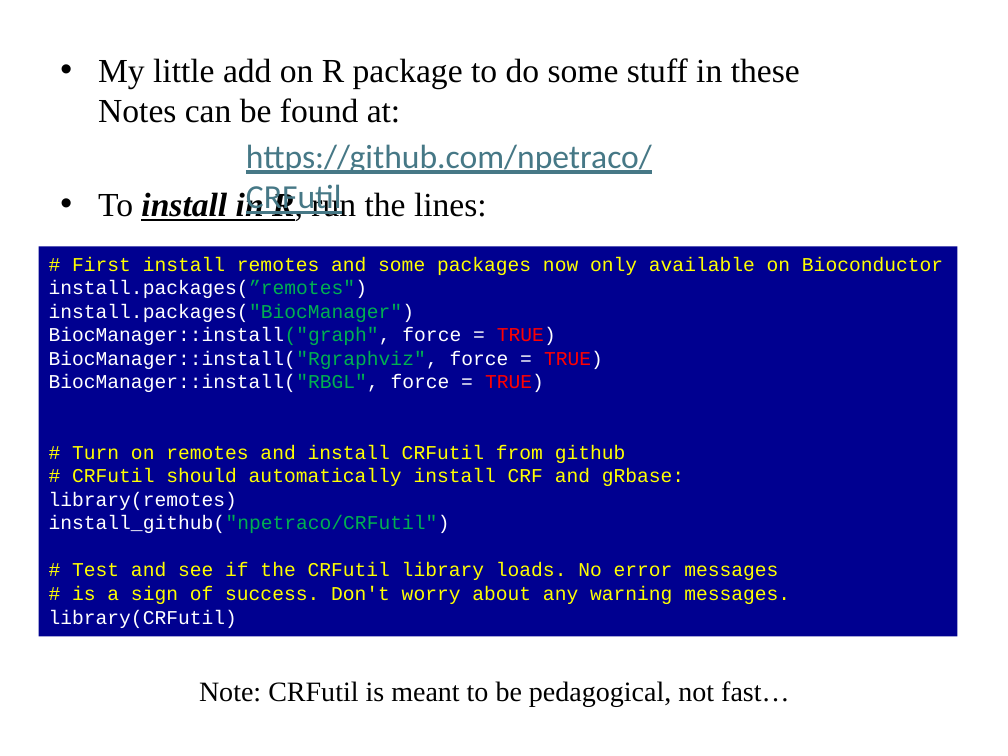
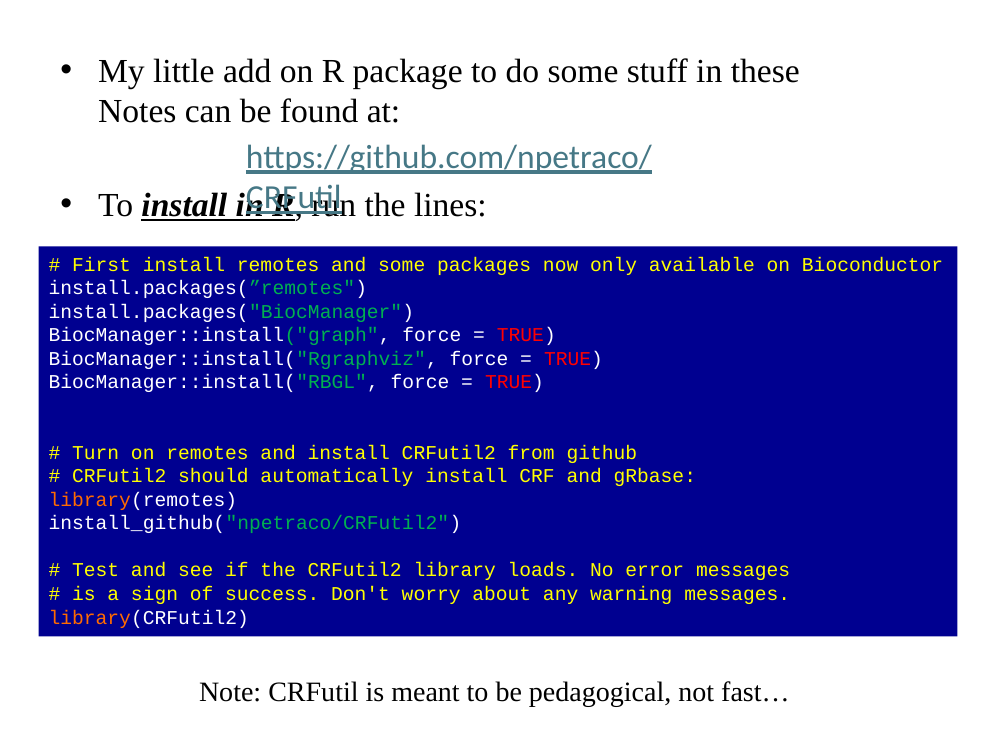
Before and after one commit to npetraco/CRFutil2, a slide deck: slide 2 of inst/doc/Notes_rev1.pptx. Drawn at 1008x756 pixels with LibreOffice and Linux fonts; fonts in the diff are those of the drawing. Boxes give left, top, right and bottom in pixels: in the first picture for what was removed or moved away, otherwise in the second. Text is boxed around its words. In the diff, an @@ line names an element or a change of style, - is before the commit and + after.

Commit message:
Remote update

```diff
--- a/inst/doc/Notes_rev1.pptx
+++ b/inst/doc/Notes_rev1.pptx
@@ text in rectangle at [72,445,696,486]: text changed @@
-# Turn on remotes and install CRFutil from github
-# CRFutil should automatically install CRF and gRbase:
+# Turn on remotes and install CRFutil2 from github
+# CRFutil2 should automatically install CRF and gRbase:
@@ text in rectangle at [49,492,237,510]: text colour #FFFFFF to #FF6B00 in "library(remotes)" @@
@@ text in rectangle at [49,516,790,580]: text changed @@
-install_github("npetraco/CRFutil")
-# Test and see if the CRFutil library loads. No error messages
+install_github("npetraco/CRFutil2")
+# Test and see if the CRFutil2 library loads. No error messages
@@ text in rectangle at [49,610,249,628]: text changed @@
-library(CRFutil)
+library(CRFutil2)
```
Also in this commit, not shown: 5 other slides changed, 5 other files.
